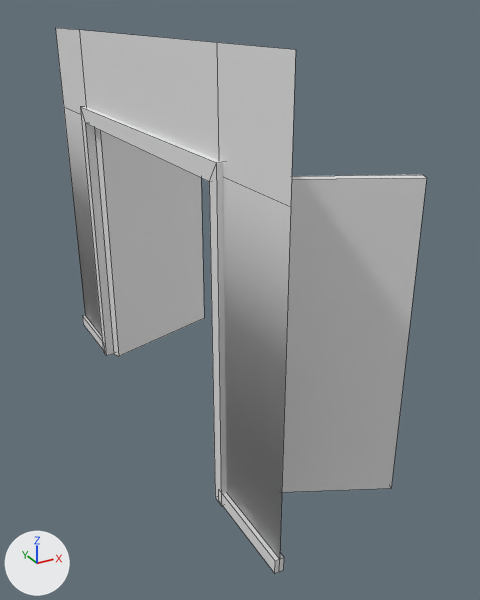
A saved change to the FBX model Office_FPS/Assets/_OfficeSimulator_Root/Art/3D/Models/Módulos/SM_Door_Big_Blocking.fbx.
The view is the same before and after, from a 50 mm camera at (-1.69, 10.42, 3.17) aimed at (0.67, 14.71, 1.02). Lighting does not change. The marker at lower left points along +X, +Y and +Z. Mesh edges are drawn as thin lines. Materials are left out; every surface is plain grey. Where no turn or scale is listed for an object, it has been applied to the vertices.

In view in the first picture: 'SM_Door_Big_Blocking', 'SM_Door_Small_Blocking.002', 'SM_Door_Small_Blocking.003', 'SM_Door_Small_Blocking.004'.
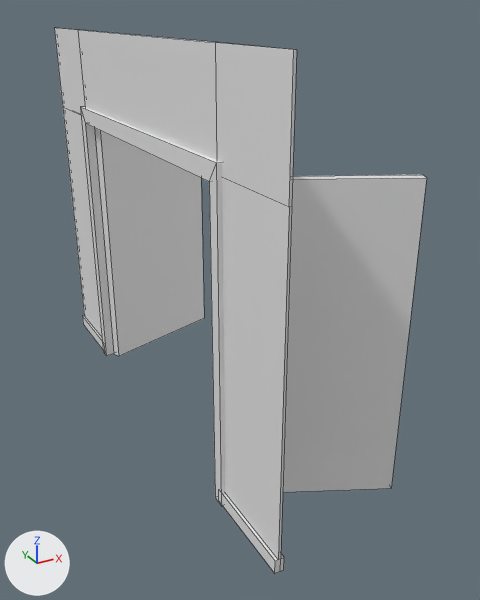
The newer file is also turned or shifted as a whole; pictures and numbers use the older file's frame.

Changed parts and their boxes [x1, y1, x2, y2] in the pictures (480 x 600 px):
'SM_Door_Big_Blocking', reshaped: before [56, 28, 296, 573]; after [55, 28, 297, 573]
part 1 of me_plane_067, built on: after [55, 28, 297, 560]

The change, as a list of edits to the scene's bpy script:
```text
Change me_plane_067:
    used by ob_sm_door_big_blocking; location = (0.0, 13.0, 0.0)
    remove me_plane_067.from_pydata(...)  # 32 vertices, 25 faces; spans x -0.03..0.03, y 0.0..4.0, z 0.0..3.0
    add me_plane_067.from_pydata(...)  # 44 vertices, 38 faces; spans x -0.03..0.03, y 0.0..4.0, z 0.0..3.0
    me_plane_067 part 1
    4 faces are deleted
    16 vertices in x 0.0, y 0.0..4.0, z 0.0..3.0 move by (0.01, 0.0, 0.0)
    12 vertices are added at x -0.01, y 0.0..4.0, z 0.1..3.0
    17 new faces join them
```
